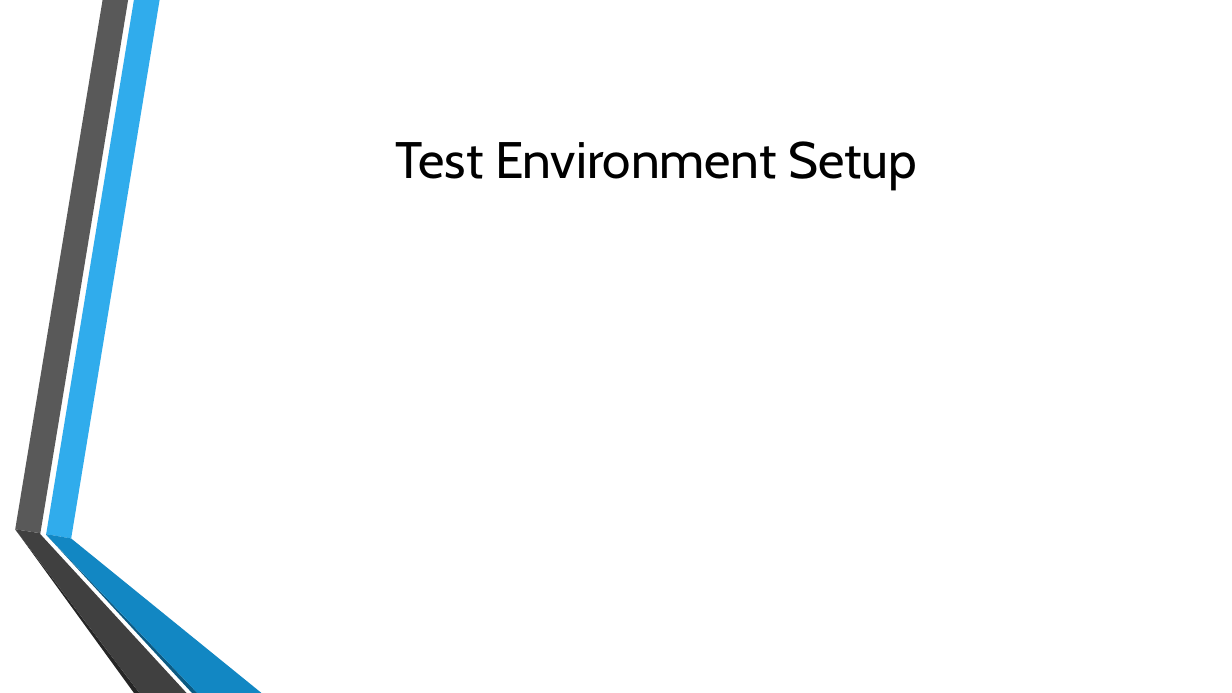
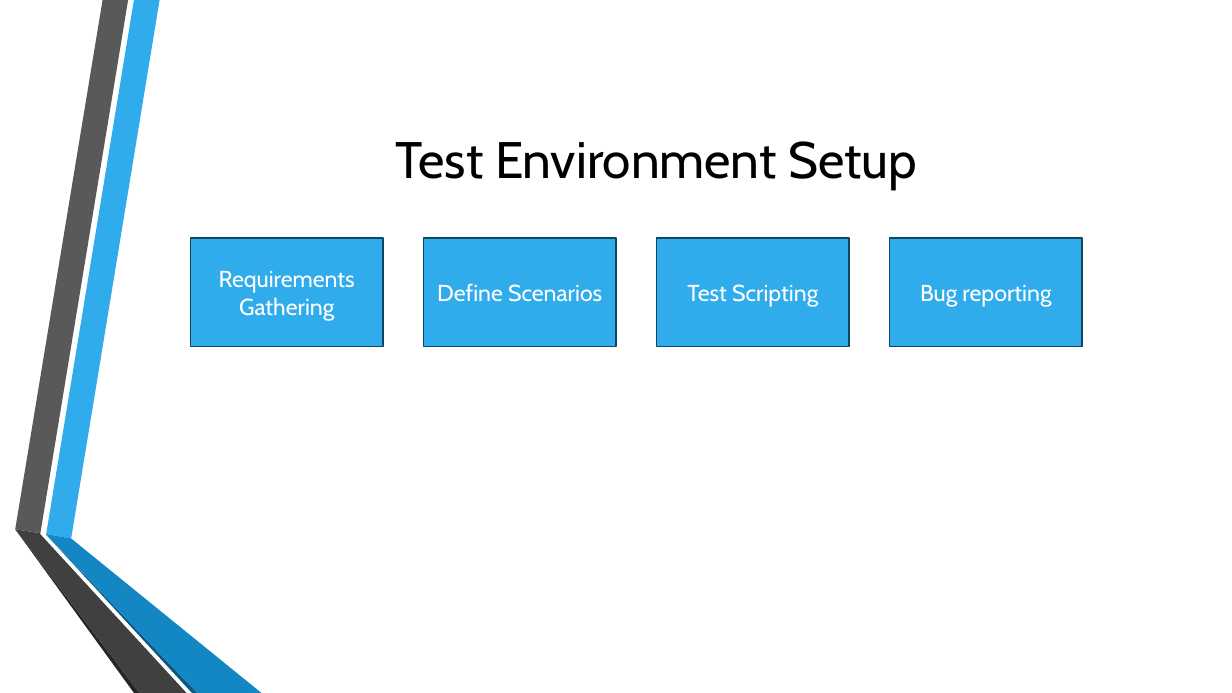
Before and after one commit to rohinitornal/riskpoint, a slide deck: slide 3 of SW Test Demo.odp. Drawn at 1232x693 pixels with LibreOffice and Linux fonts; fonts in the diff are those of the drawing; background and template pictures are left out. Boxes give left, top, right and bottom in pixels: in the first picture for what was removed or moved away, otherwise in the second. Text is boxed around its words. In the diff, an @@ line names an element or a change of style, - is before the commit and + after.

Commit message:
Test env setup draft

```diff
--- a/SW Test Demo.odp
+++ b/SW Test Demo.odp
@@ freeform shape added at [190,238,383,347], fill #30ACEC, outline #0E4663 1.25 pt, 18 pt, text #FFFFFF @@
+Requirements Gathering
@@ freeform shape added at [423,238,616,347], fill #30ACEC, outline #0E4663 1.25 pt, 18 pt, text #FFFFFF @@
+Define Scenarios
@@ freeform shape added at [657,238,849,347], fill #30ACEC, outline #0E4663 1.25 pt, 18 pt, text #FFFFFF @@
+Test Scripting
@@ freeform shape added at [890,238,1082,347], fill #30ACEC, outline #0E4663 1.25 pt, 18 pt, text #FFFFFF @@
+Bug reporting
```
